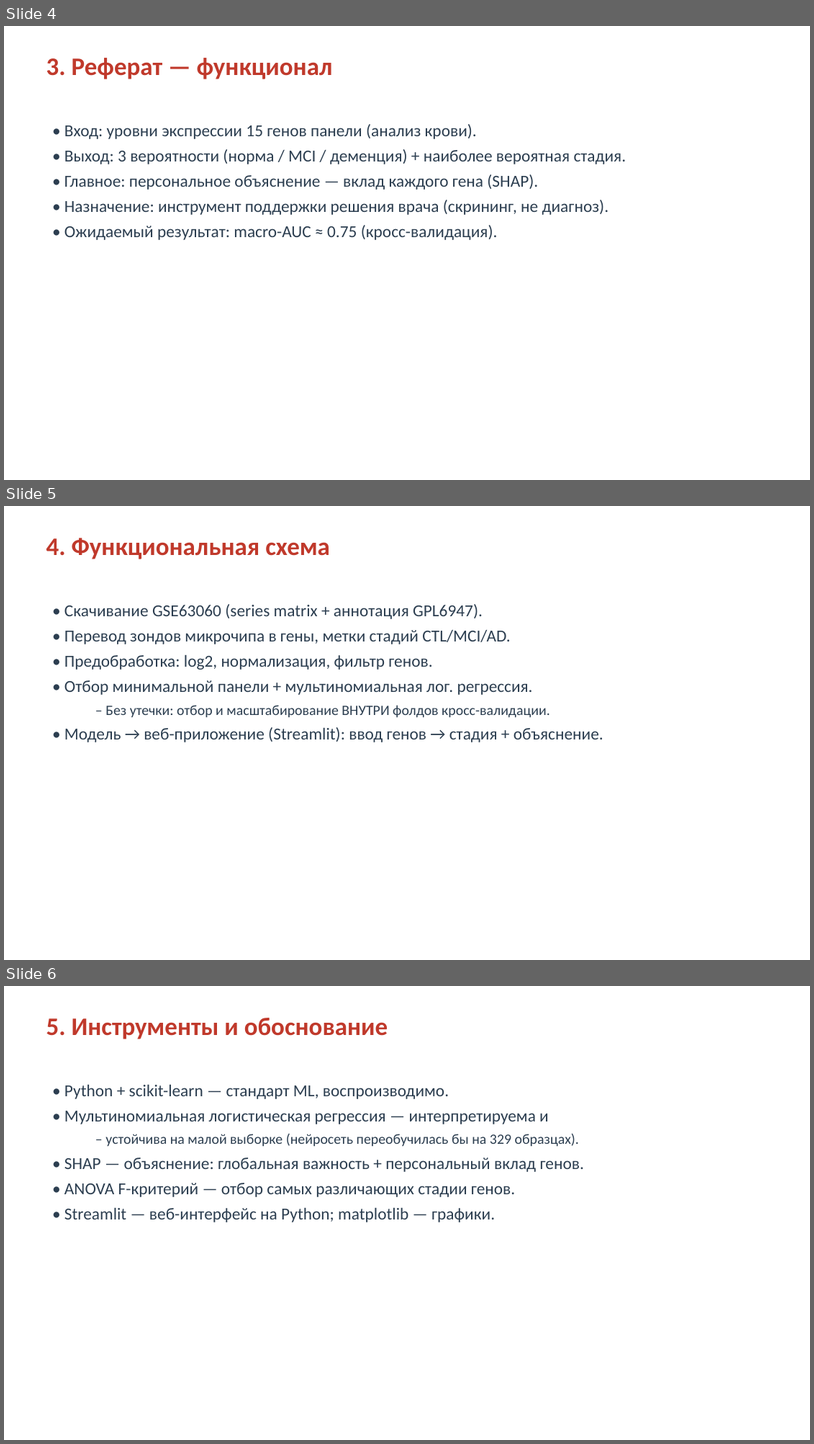
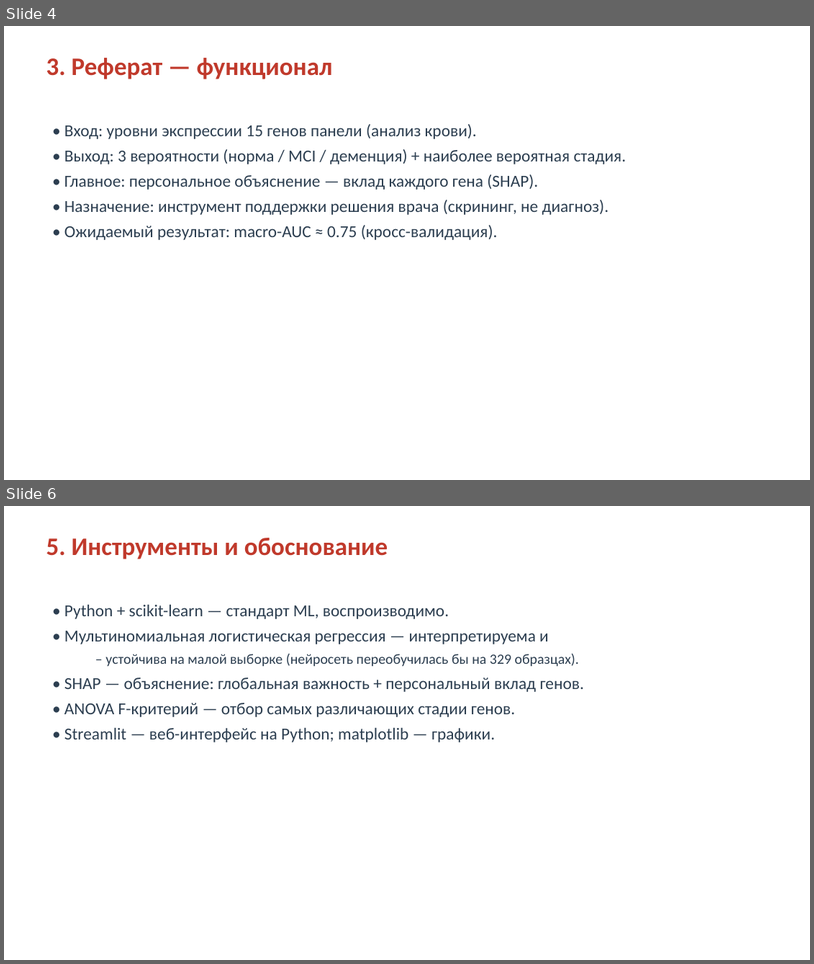
Before and after one commit to vverakorolevaa/alzheimer, a slide deck: docs/Презентация_AD_Blood_Stage.pptx. Shown one above the other, each under a label of ours: slides 4, 5 and 6 before the commit, slides 4 and 6 after it; the slides between them are not shown. The pictures are 814x1444 and 814x964 pixels, drawn with LibreOffice and Linux fonts; fonts in the diff are those of the drawing. Boxes give left, top, right and bottom in pixels: in the first picture for what was removed or moved away, otherwise in the second. Text is boxed around its words. In the diff, an @@ line names an element or a change of style, - is before the commit and + after.

```diff
--- a/docs/Презентация_AD_Blood_Stage.pptx
+++ b/docs/Презентация_AD_Blood_Stage.pptx
@@ slide 5 removed at box(4, 506, 810, 960), background #FFFFFF @@
@@ text removed at box(46, 538, 330, 559) @@
-4. Функциональная схема
@@ text removed at box(64, 604, 604, 742) @@
-• Скачивание GSE63060 (series matrix + аннотация GPL6947).
-• Перевод зондов микрочипа в гены, метки стадий CTL/MCI/AD.
-• Предобработка: log2, нормализация, фильтр генов.
-• Отбор минимальной панели + мультиномиальная лог. регрессия.
-  – Без утечки: отбор и масштабирование ВНУТРИ фолдов кросс-валидации.
-• Модель → веб-приложение (Streamlit): ввод генов → стадия + объяснение.
```
Also in this commit, not shown: 1 slide added, 2 other files.
